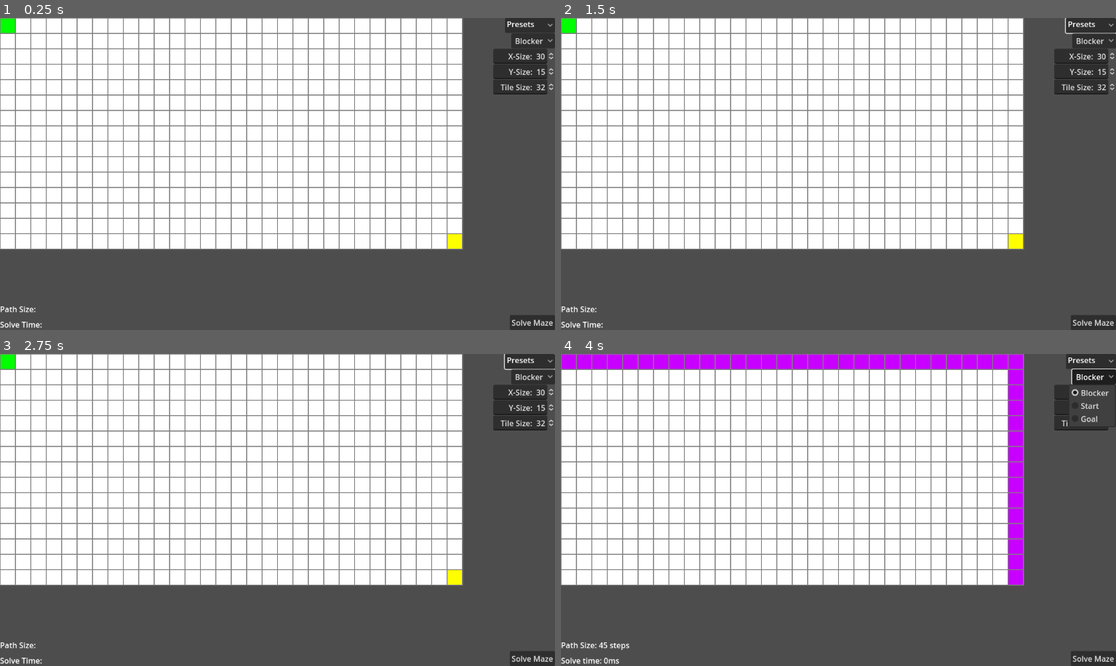
Above: before the commit, frames 1-4 (two rows, left to right).
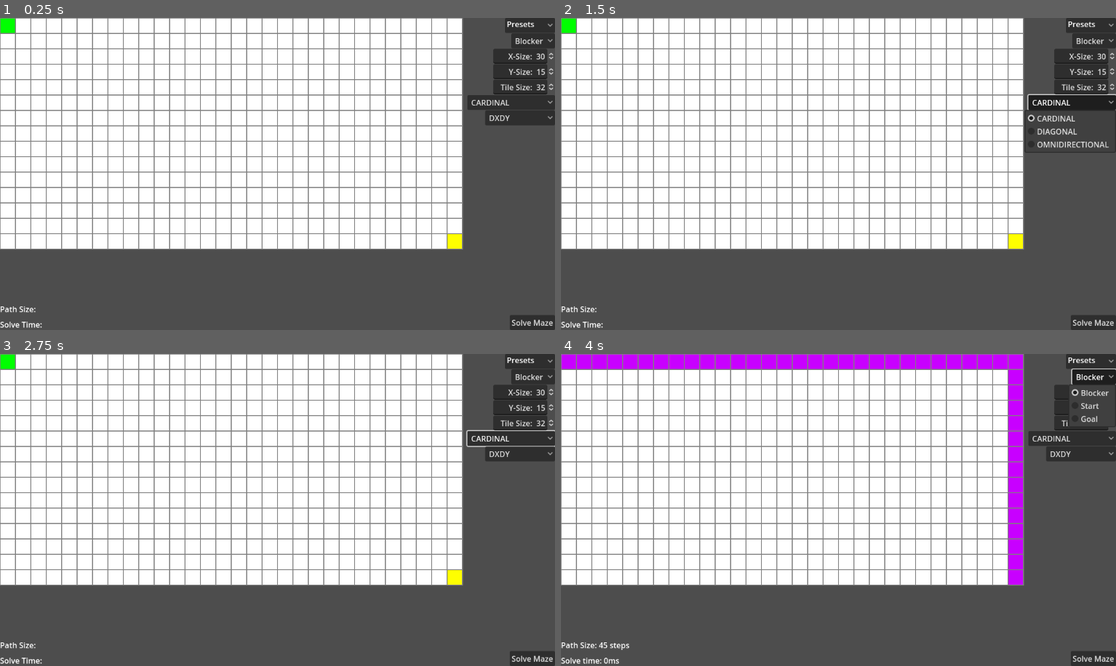
Above: after the commit, the same moments.

Repository: bayowulf/AStarGodot
Game: Godot game, scene res://AStarHandler/astar_tester.tscn
The game is run twice, just before and just after one commit, with the same random seed, the same clock (stepped at 60 frames per second) and the same inputs.
Inputs (mouse positions are in pixels of both pictures, inside the frame that each line leads up to):
- Up to frame 1 (0.25 s): no input
- Up to frame 2 (1.5 s): click "Presets" at 0.5 s; click (1071, 102) at 1.25 s, where only the run after the commit has a clickable "CARDINAL"
- Up to frame 3 (2.75 s): click (521, 453) at 2 s, where only the run after the commit has a clickable "DXDY"
- Up to frame 4 (4 s): click "Solve Maze" at 2.75 s; click "Blocker" at 3.5 s

The runs differ from the first frame. In frame 1, 1.3% of the frame differs, in the area x 84-100%, y 24-35%; in frame 2, 1.3%; in frame 3, 1.4%, in the area x 83-100%, y 0-35%; in frame 4, 1.3%.

Commit message:
Added more control
Added control of cost calculation and movement type to UI

Diff:
--- a/AStarAlgorithm/astar.gd
+++ b/AStarAlgorithm/astar.gd
@@ -64,10 +64,10 @@
 	var solveTime: int
 
 	func _init(movement: movementType, costCalc: costCalculation) -> void:
-		switch_movement(movement)
-		switch_cost_calculation(costCalc)
+		change_movement(movement)
+		change_cost_calculation(costCalc)
 
-	func switch_movement(movement: movementType) -> void:
+	func change_movement(movement: movementType) -> void:
 		match movement:
 			movementType.CARDINAL:
 				directions = [Vector2(1, 0), Vector2(-1, 0), Vector2(0, 1), Vector2(0, -1)] # Cardinal
@@ -76,7 +76,7 @@
 			movementType.OMNIDIRECTIONAL:
 				directions = [Vector2(1, 0), Vector2(-1, 0), Vector2(0, 1), Vector2(0, -1), Vector2(1, 1), Vector2(1, -1), Vector2(-1, -1), Vector2(-1, 1)] # Cardinal + Diagonal
 
-	func switch_cost_calculation(costCalc: costCalculation) -> void:
+	func change_cost_calculation(costCalc: costCalculation) -> void:
 		chosenCalculation = costCalc
 
 	func solve_maze(maze: AStar.Maze) -> PackedVector2Array:
--- a/AStarHandler/astar_tester.gd
+++ b/AStarHandler/astar_tester.gd
@@ -26,6 +26,10 @@
 		$CanvasLayer/MazePresets.add_item(presetsDict.keys()[index], index)
 		$CanvasLayer/MazePresets.get_popup().set_item_as_radio_checkable(index, false)
 	$CanvasLayer/MazePresets.selected = -1
+	for index in AStar.Solver.movementType.keys().size():
+		$CanvasLayer/MovementType.add_item(AStar.Solver.movementType.keys()[index], index)
+	for index in AStar.Solver.costCalculation.keys().size():
+		$CanvasLayer/CostCalculations.add_item(AStar.Solver.costCalculation.keys()[index], index)
 	$CanvasLayer/XSize.value = gridSize.x
 	$CanvasLayer/YSize.value = gridSize.y
 	maze = AStar.Maze.new(gridSize)
@@ -128,3 +132,9 @@
 	$CanvasLayer/TileSize.get_line_edit().release_focus()
 	tileSize = val
 	queue_redraw()
+
+func change_movement(index: int) -> void:
+	solver.change_movement(index)
+
+func change_cost_calculation(index: int) -> void:
+	solver.change_cost_calculation(index)
--- a/AStarHandler/astar_tester.tscn
+++ b/AStarHandler/astar_tester.tscn
@@ -55,7 +55,7 @@
 offset_bottom = 20.0
 grow_horizontal = 0
 
-[node name="Label" type="Label" parent="CanvasLayer/MazePresets"]
+[node name="Presets" type="Label" parent="CanvasLayer/MazePresets"]
 layout_mode = 0
 offset_left = 4.0
 offset_top = 1.0
@@ -78,6 +78,28 @@
 popup/item_1/id = 1
 popup/item_2/text = "Goal"
 popup/item_2/id = 2
+
+[node name="MovementType" type="OptionButton" parent="CanvasLayer"]
+anchors_preset = 1
+anchor_left = 1.0
+anchor_right = 1.0
+offset_left = -96.0
+offset_top = 160.0
+offset_bottom = 180.0
+grow_horizontal = 0
+size_flags_horizontal = 8
+size_flags_vertical = 4
+
+[node name="CostCalculations" type="OptionButton" parent="CanvasLayer"]
+anchors_preset = 1
+anchor_left = 1.0
+anchor_right = 1.0
+offset_left = -145.0
+offset_top = 192.0
+offset_bottom = 212.0
+grow_horizontal = 0
+size_flags_horizontal = 8
+size_flags_vertical = 4
 
 [node name="XSize" type="SpinBox" parent="CanvasLayer"]
 anchors_preset = 1
@@ -123,6 +145,8 @@
 
 [connection signal="button_down" from="CanvasLayer/SolveMaze" to="." method="solve_maze"]
 [connection signal="item_selected" from="CanvasLayer/MazePresets" to="." method="set_maze_preset"]
+[connection signal="item_selected" from="CanvasLayer/MovementType" to="." method="change_movement"]
+[connection signal="item_selected" from="CanvasLayer/CostCalculations" to="." method="change_cost_calculation"]
 [connection signal="value_changed" from="CanvasLayer/XSize" to="." method="change_maze_size_to_selected"]
 [connection signal="value_changed" from="CanvasLayer/YSize" to="." method="change_maze_size_to_selected"]
 [connection signal="value_changed" from="CanvasLayer/TileSize" to="." method="change_tile_size"]
